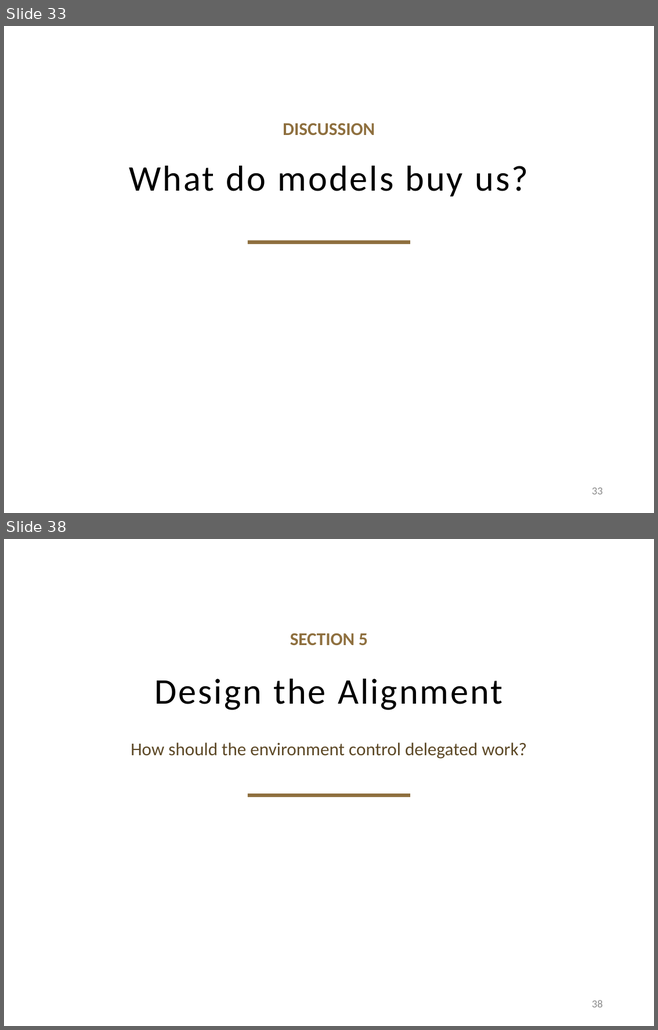
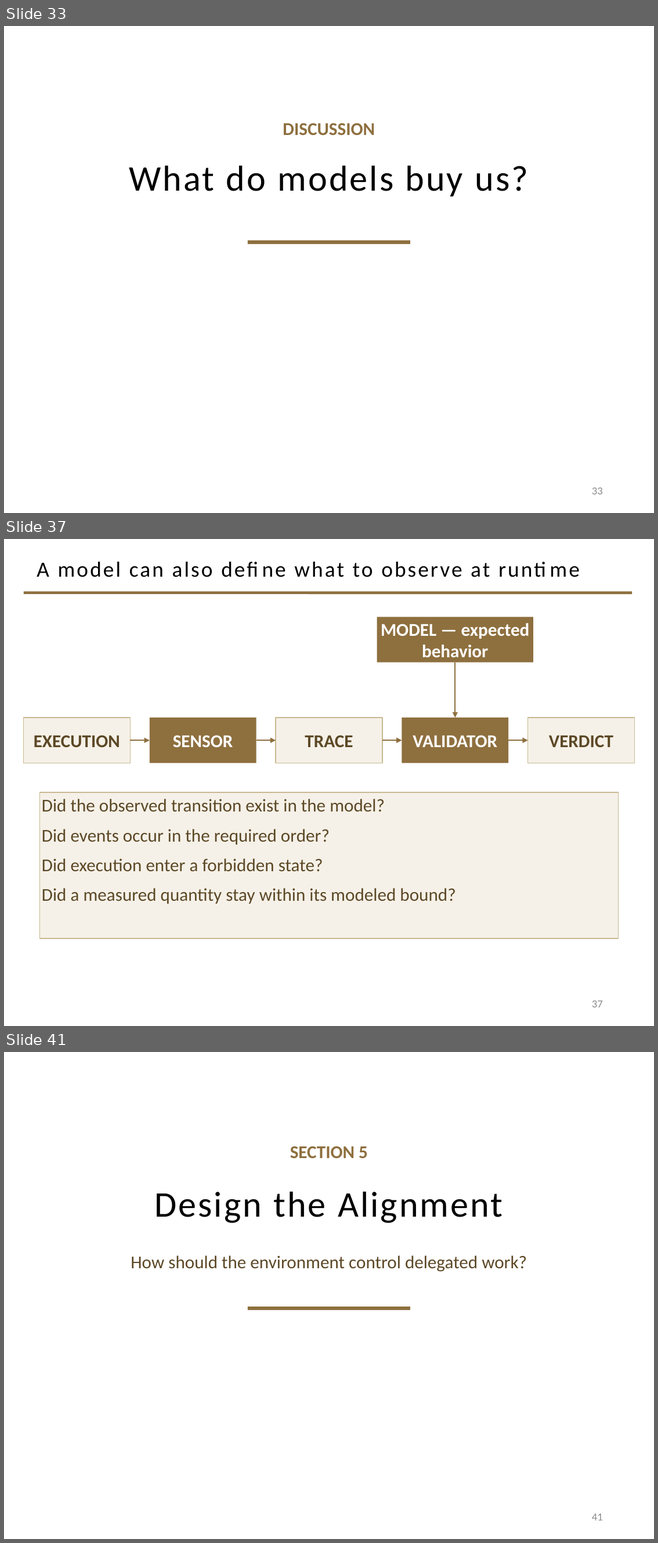
Before and after one commit to davisjam/model-based-agentic-software-engineering, a slide deck: course/lectures/act-2-delegation-and-control/03-alignment/2-3-Alignment.pptx. Shown one above the other, each under a label of ours: slides 33 and 38 before the commit, slides 33, 37 and 41 after it; the slides between them are not shown. The pictures are 658x1030 and 658x1543 pixels, drawn with LibreOffice and Linux fonts; fonts in the diff are those of the drawing; background and template pictures are left out. Boxes give left, top, right and bottom in pixels: in the first picture for what was removed or moved away, otherwise in the second. Text is boxed around its words. In the diff, an @@ line names an element or a change of style, - is before the commit and + after.

```diff
--- a/course/lectures/act-2-delegation-and-control/03-alignment/2-3-Alignment.pptx
+++ b/course/lectures/act-2-delegation-and-control/03-alignment/2-3-Alignment.pptx
@@ slide 37 added at [4,539,654,1026], background #FFFFFF @@
@@ title added at [36,562,489,577], 24 pt, text #000000 @@
+A model can also define what to observe at runtime
@@ line added from (24, 593) to (632, 593), #8E6F3E 3 pt @@
@@ rectangle added at [377,617,534,663], fill #8E6F3E, 20 pt, text #FFFFFF, bold @@
+MODEL — expected behavior
@@ arrow added from (455, 663) to (455, 718), #8E6F3E 1.5 pt @@
@@ rectangle added at [24,718,130,763], fill #F5F1E8, outline #C9B991 1 pt, 20 pt, text #5C4826, bold @@
+EXECUTION
@@ rectangle added at [150,718,256,763], fill #8E6F3E, 20 pt, text #FFFFFF, bold @@
+SENSOR
@@ rectangle added at [275,718,382,763], fill #F5F1E8, outline #C9B991 1 pt, 20 pt, text #5C4826, bold @@
+TRACE
@@ rectangle added at [401,718,508,763], fill #8E6F3E, 20 pt, text #FFFFFF, bold @@
+VALIDATOR
@@ rectangle added at [528,718,634,763], fill #F5F1E8, outline #C9B991 1 pt, 20 pt, text #5C4826, bold @@
+VERDICT
@@ arrow added from (130, 740) to (150, 740), #8E6F3E 1.5 pt @@
@@ arrow added from (256, 740) to (275, 740), #8E6F3E 1.5 pt @@
@@ arrow added from (382, 740) to (401, 740), #8E6F3E 1.5 pt @@
@@ arrow added from (508, 740) to (528, 740), #8E6F3E 1.5 pt @@
@@ rectangle added at [40,792,618,939], fill #F5F1E8, outline #C9B991 1 pt, 20 pt, text #5C4826 @@
+Did the observed transition exist in the model?
+Did events occur in the required order?
+Did execution enter a forbidden state?
+Did a measured quantity stay within its modeled bound?
@@ page number added at [592,1001,603,1008], 12 pt, text #8C8C8C @@
+37
@@ what was slide 38 is now slide 41 @@
@@ page number at [592,1514,603,1521]: text changed @@
-38
+41
```
Also in this commit, not shown: 4 slides changed, 3 other slides added, 1 slide removed.
